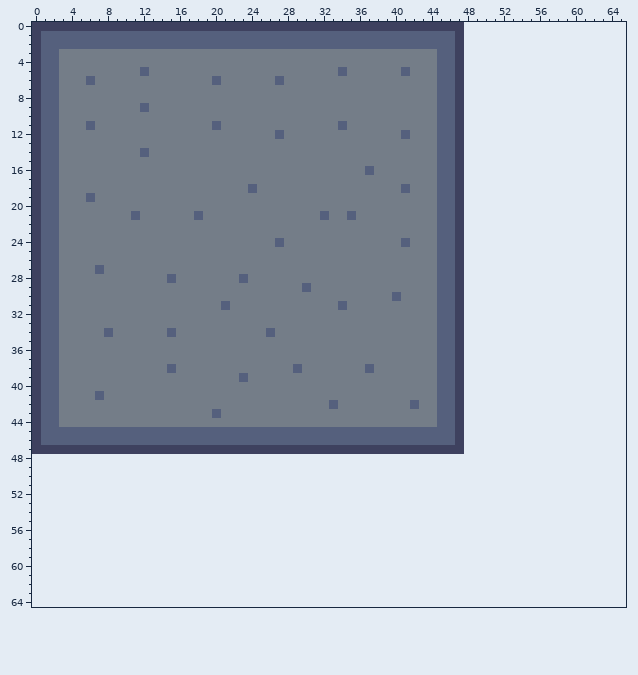
File history of a pixel-art file, Assets/Art/GroundTilesAsperiteFile.aseprite. That is the earlier state.
48x48 pixels, 1 frame. Shown: x 0..65, y 0..64. The old version is drawn lined up with the new one, on the new canvas.
The same view after the edit:
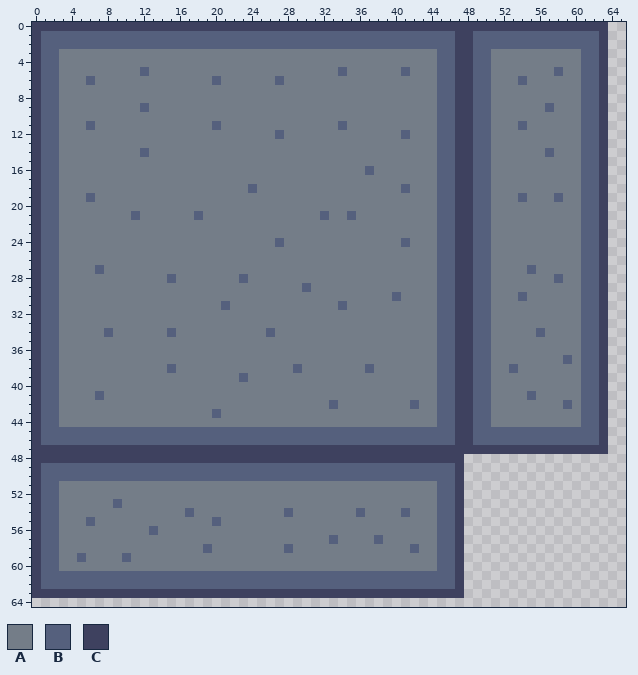
Palette (. is transparent): A #747d88  B #55607d  C #3e415f
Edits made:
canvas 48x48 -> 96x96
Changed rows in their new state; - is an unchanged pixel.
first column x 0:
 0 ------------------------------------------------CCCCCCCCCCCCCCCC
 1 ------------------------------------------------CBBBBBBBBBBBBBBC
 2 ------------------------------------------------CBBBBBBBBBBBBBBC
 3 ------------------------------------------------CBBAAAAAAAAAABBC
 4 ------------------------------------------------CBBAAAAAAAAAABBC
 5 ------------------------------------------------CBBAAAAAAABAABBC
 6 ------------------------------------------------CBBAAABAAAAAABBC
 7 ------------------------------------------------CBBAAAAAAAAAABBC
 8 ------------------------------------------------CBBAAAAAAAAAABBC
 9 ------------------------------------------------CBBAAAAAABAAABBC
10 ------------------------------------------------CBBAAAAAAAAAABBC
11 ------------------------------------------------CBBAAABAAAAAABBC
12 ------------------------------------------------CBBAAAAAAAAAABBC
13 ------------------------------------------------CBBAAAAAAAAAABBC
14 ------------------------------------------------CBBAAAAAABAAABBC
15 ------------------------------------------------CBBAAAAAAAAAABBC
16 ------------------------------------------------CBBAAAAAAAAAABBC
17 ------------------------------------------------CBBAAAAAAAAAABBC
18 ------------------------------------------------CBBAAAAAAAAAABBC
19 ------------------------------------------------CBBAAABAAABAABBC
20 ------------------------------------------------CBBAAAAAAAAAABBC
21 ------------------------------------------------CBBAAAAAAAAAABBC
22 ------------------------------------------------CBBAAAAAAAAAABBC
23 ------------------------------------------------CBBAAAAAAAAAABBC
24 ------------------------------------------------CBBAAAAAAAAAABBC
25 ------------------------------------------------CBBAAAAAAAAAABBC
26 ------------------------------------------------CBBAAAAAAAAAABBC
27 ------------------------------------------------CBBAAAABAAAAABBC
28 ------------------------------------------------CBBAAAAAAABAABBC
29 ------------------------------------------------CBBAAAAAAAAAABBC
30 ------------------------------------------------CBBAAABAAAAAABBC
31 ------------------------------------------------CBBAAAAAAAAAABBC
32 ------------------------------------------------CBBAAAAAAAAAABBC
33 ------------------------------------------------CBBAAAAAAAAAABBC
34 ------------------------------------------------CBBAAAAABAAAABBC
35 ------------------------------------------------CBBAAAAAAAAAABBC
36 ------------------------------------------------CBBAAAAAAAAAABBC
37 ------------------------------------------------CBBAAAAAAAABABBC
38 ------------------------------------------------CBBAABAAAAAAABBC
39 ------------------------------------------------CBBAAAAAAAAAABBC
40 ------------------------------------------------CBBAAAAAAAAAABBC
41 ------------------------------------------------CBBAAAABAAAAABBC
42 ------------------------------------------------CBBAAAAAAAABABBC
43 ------------------------------------------------CBBAAAAAAAAAABBC
44 ------------------------------------------------CBBAAAAAAAAAABBC
45 ------------------------------------------------CBBBBBBBBBBBBBBC
46 ------------------------------------------------CBBBBBBBBBBBBBBC
47 ------------------------------------------------CCCCCCCCCCCCCCCC
48 CCCCCCCCCCCCCCCCCCCCCCCCCCCCCCCCCCCCCCCCCCCCCCCC----------------
49 CBBBBBBBBBBBBBBBBBBBBBBBBBBBBBBBBBBBBBBBBBBBBBBC----------------
50 CBBBBBBBBBBBBBBBBBBBBBBBBBBBBBBBBBBBBBBBBBBBBBBC----------------
51 CBBAAAAAAAAAAAAAAAAAAAAAAAAAAAAAAAAAAAAAAAAAABBC----------------
52 CBBAAAAAAAAAAAAAAAAAAAAAAAAAAAAAAAAAAAAAAAAAABBC----------------
53 CBBAAAAAABAAAAAAAAAAAAAAAAAAAAAAAAAAAAAAAAAAABBC----------------
54 CBBAAAAAAAAAAAAAABAAAAAAAAAABAAAAAAABAAAABAAABBC----------------
55 CBBAAABAAAAAAAAAAAAABAAAAAAAAAAAAAAAAAAAAAAAABBC----------------
56 CBBAAAAAAAAAABAAAAAAAAAAAAAAAAAAAAAAAAAAAAAAABBC----------------
57 CBBAAAAAAAAAAAAAAAAAAAAAAAAAAAAAABAAAABAAAAAABBC----------------
58 CBBAAAAAAAAAAAAAAAABAAAAAAAABAAAAAAAAAAAAABAABBC----------------
59 CBBAABAAAABAAAAAAAAAAAAAAAAAAAAAAAAAAAAAAAAAABBC----------------
60 CBBAAAAAAAAAAAAAAAAAAAAAAAAAAAAAAAAAAAAAAAAAABBC----------------
61 CBBBBBBBBBBBBBBBBBBBBBBBBBBBBBBBBBBBBBBBBBBBBBBC----------------
62 CBBBBBBBBBBBBBBBBBBBBBBBBBBBBBBBBBBBBBBBBBBBBBBC----------------
63 CCCCCCCCCCCCCCCCCCCCCCCCCCCCCCCCCCCCCCCCCCCCCCCC----------------
Where, in picture pixels (left, top, right, bottom), the same in both pictures:
added: (32, 22, 608, 598)
